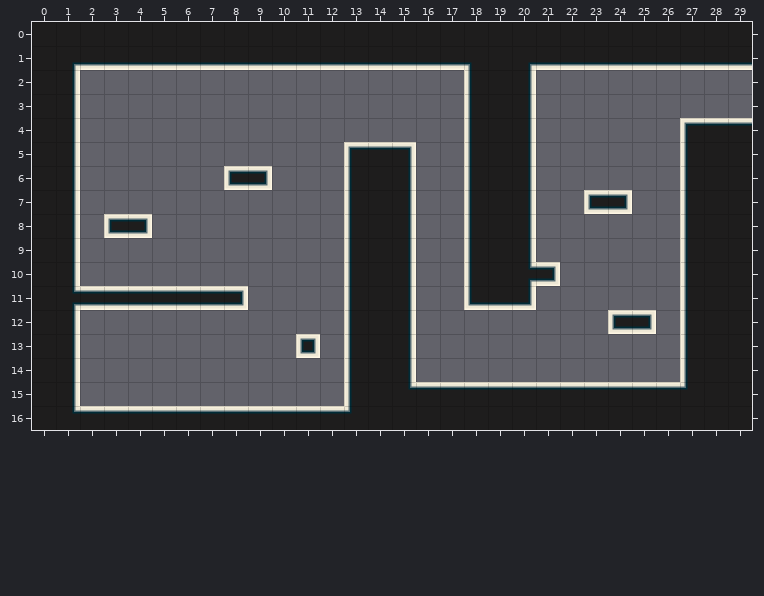
Tiled map: Game/Maps/test.tmx. That is the earlier state.
Cells are 32x32 px. Shown: x 0..29, y 0..16.
New version:
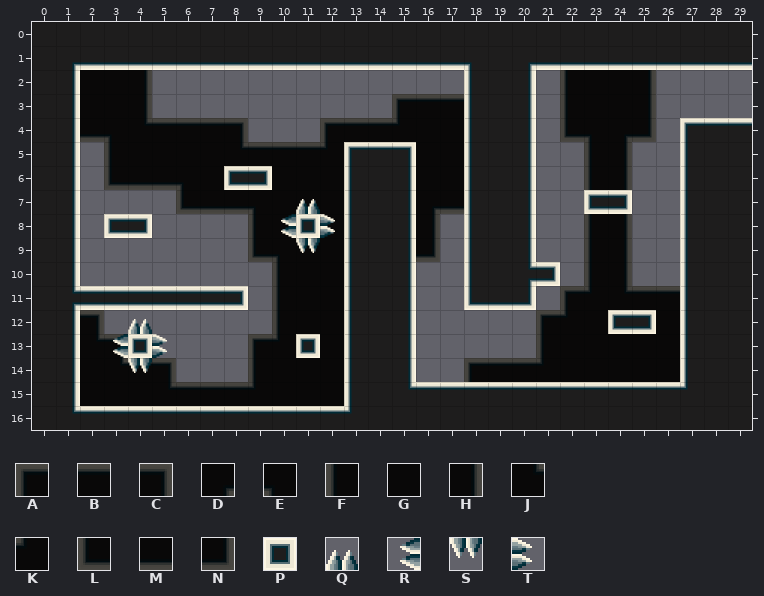
Key: from "32x32t": A 0, B 1, C 2, D 4, E 5, F 7, G 8, H 9, J 11, K 12, L 14, M 15, N 16, P 17, Q 21, R 22, S 23, T 24.
_ is an empty cell.
Tiles of an added or newly shown layer are drawn over the layers below it.
See-through tiles are keyed as they look on the map.
Edits made:
{"where": "layer \"back2\" (added)"}
{"y":2,"x":2,"old":"___","new":"GGH"}
{"y":2,"x":22,"old":"____","new":"FGGH"}
{"y":3,"x":2,"old":"___","new":"GGH"}
{"y":3,"x":15,"old":"___","new":"ABB"}
{"y":3,"x":22,"old":"____","new":"FGGH"}
{"y":4,"x":2,"old":"_______","new":"MEJBBBC"}
{"y":4,"x":12,"old":"______","new":"ABBKGG"}
{"y":4,"x":22,"old":"____","new":"LEDN"}
{"y":5,"x":3,"old":"__________","new":"FGGGGJBBBK"}
{"y":5,"x":16,"old":"__","new":"GG"}
{"y":5,"x":23,"old":"__","new":"FH"}
{"y":6,"x":3,"old":"_____","new":"LMMEG"}
{"y":6,"x":10,"old":"___","new":"GGG"}
{"y":6,"x":16,"old":"__","new":"GG"}
{"y":6,"x":23,"old":"__","new":"FH"}
{"y":7,"x":6,"old":"_______","new":"LMMEGGG"}
{"y":7,"x":16,"old":"__","new":"DM"}
{"y":8,"x":9,"old":"__","new":"FG"}
{"y":8,"x":12,"old":"_","new":"G"}
{"y":8,"x":16,"old":"_","new":"H"}
{"y":8,"x":23,"old":"__","new":"FH"}
{"y":9,"x":9,"old":"____","new":"LEGG"}
{"y":9,"x":16,"old":"_","new":"N"}
{"y":9,"x":23,"old":"__","new":"FH"}
{"y":10,"x":10,"old":"___","new":"FGG"}
{"y":10,"x":23,"old":"__","new":"FH"}
{"y":11,"x":10,"old":"___","new":"FGG"}
{"y":11,"x":22,"old":"_____","new":"AKJBB"}
{"y":12,"x":2,"old":"_","new":"C"}
{"y":12,"x":10,"old":"___","new":"FGG"}
{"y":12,"x":21,"old":"___","new":"AKG"}
{"y":12,"x":26,"old":"_","new":"G"}
{"y":13,"x":2,"old":"__","new":"JC"}
{"y":13,"x":9,"old":"__","new":"AK"}
{"y":13,"x":12,"old":"_","new":"G"}
{"y":13,"x":21,"old":"______","new":"FGGGGG"}
{"y":14,"x":2,"old":"____","new":"GJBC"}
{"y":14,"x":9,"old":"____","new":"FGGG"}
{"y":14,"x":18,"old":"_________","new":"ABBKGGGGG"}
{"y":15,"x":2,"old":"___________","new":"GGGJBBBKGGG"}
{"where": "layer \"Tile Layer 1\""}
{"y":7,"x":11,"old":"_","new":"Q"}
{"y":8,"x":10,"old":"___","new":"RPT"}
{"y":9,"x":11,"old":"_","new":"S"}
{"y":12,"x":4,"old":"_","new":"Q"}
{"y":13,"x":3,"old":"___","new":"RPT"}
{"y":14,"x":4,"old":"_","new":"S"}
